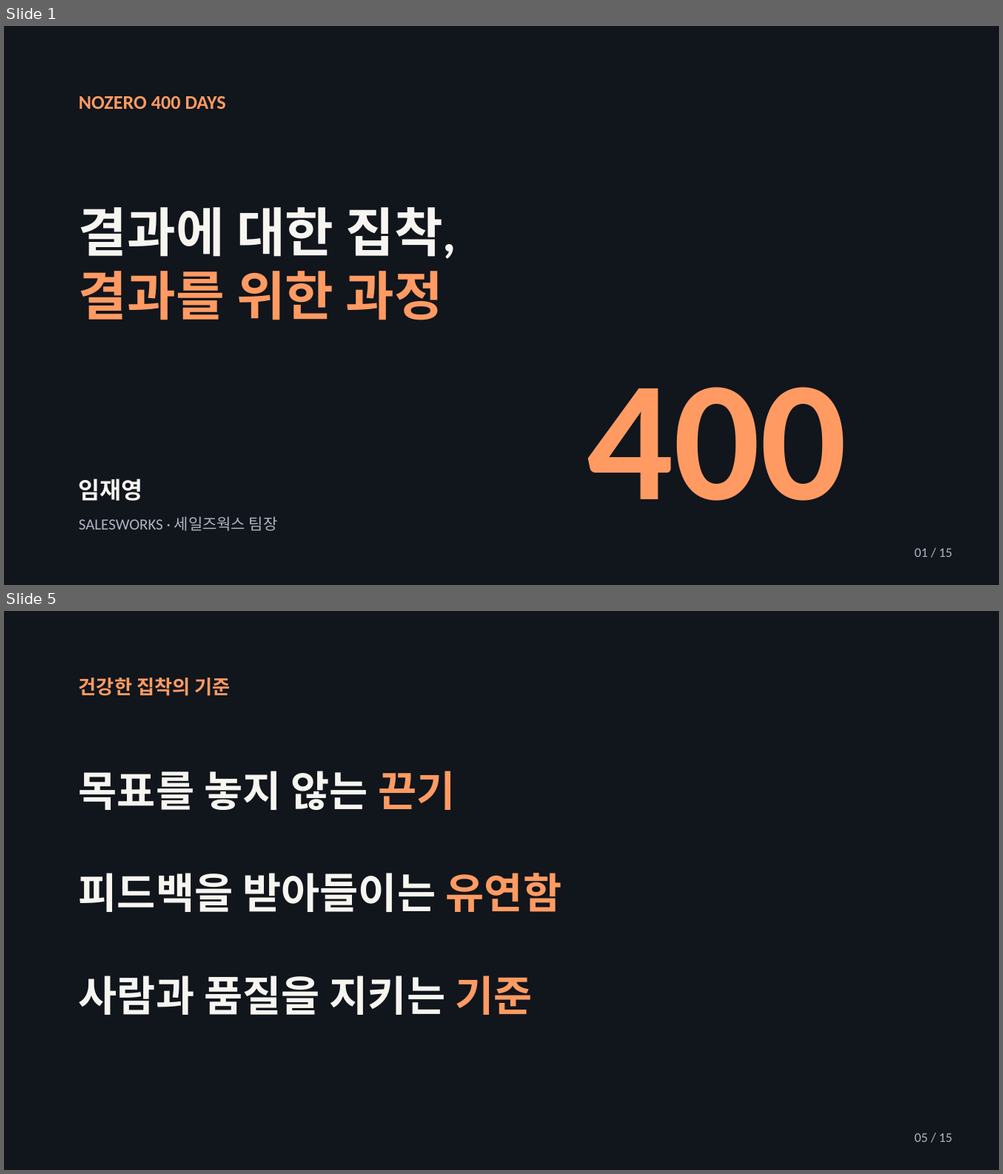
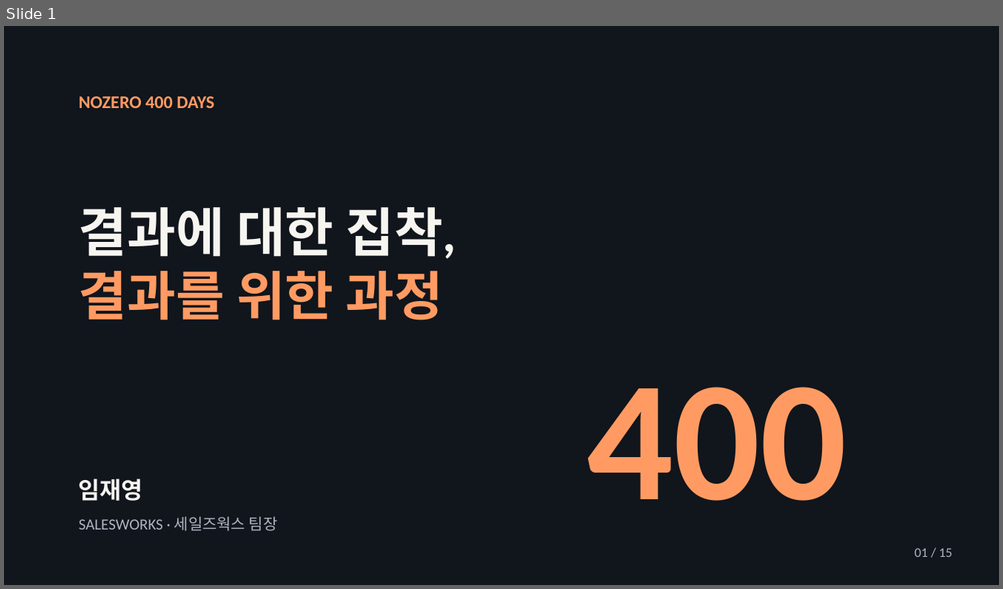
Before and after one commit to jaeyoung5178-bot/Presence, a slide deck: education/mentality/nozero400/NoZero-400Days.pptx. Shown one above the other, each under a label of ours: slides 1 and 5 before the commit, slide 1 after it; the slides between them are not shown. The pictures are 1003x1174 and 1003x589 pixels, drawn with LibreOffice and Linux fonts; fonts in the diff are those of the drawing. Boxes give left, top, right and bottom in pixels: in the first picture for what was removed or moved away, otherwise in the second. Text is boxed around its words. In the diff, an @@ line names an element or a change of style, - is before the commit and + after.

```diff
--- a/education/mentality/nozero400/NoZero-400Days.pptx
+++ b/education/mentality/nozero400/NoZero-400Days.pptx
@@ slide 5 removed at [4, 611, 999, 1170], background #11151C @@
@@ text removed at [79, 678, 230, 696] @@
-건강한 집착의 기준
@@ text removed at [79, 771, 455, 810] @@
-목표를 놓지 않는 끈기
@@ text removed at [79, 873, 562, 912] @@
-피드백을 받아들이는 유연함
@@ text removed at [79, 976, 532, 1015] @@
-사람과 품질을 지키는 기준
@@ text removed at [914, 1133, 952, 1142] @@
-05 / 15
@@ slide 1 changed as well @@
@@ text "NOZERO 400 DAYS" at [79, 96, 214, 108]: size 18.8 to 17.2 pt @@
```
Also in this commit, not shown: 14 slides added, 13 other slides removed, 4 other files.
